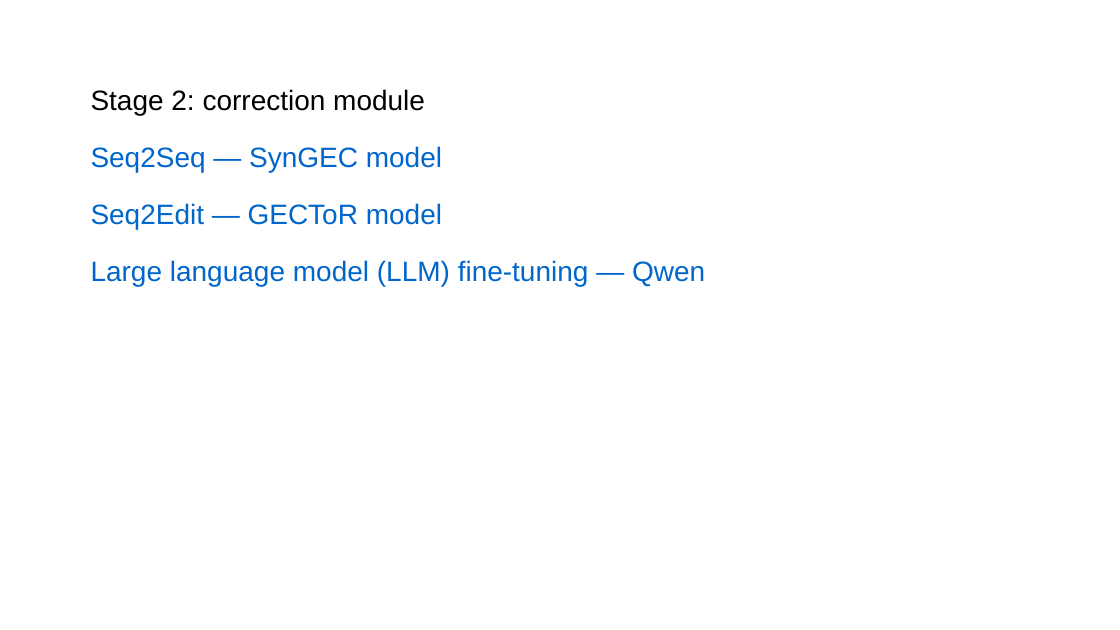
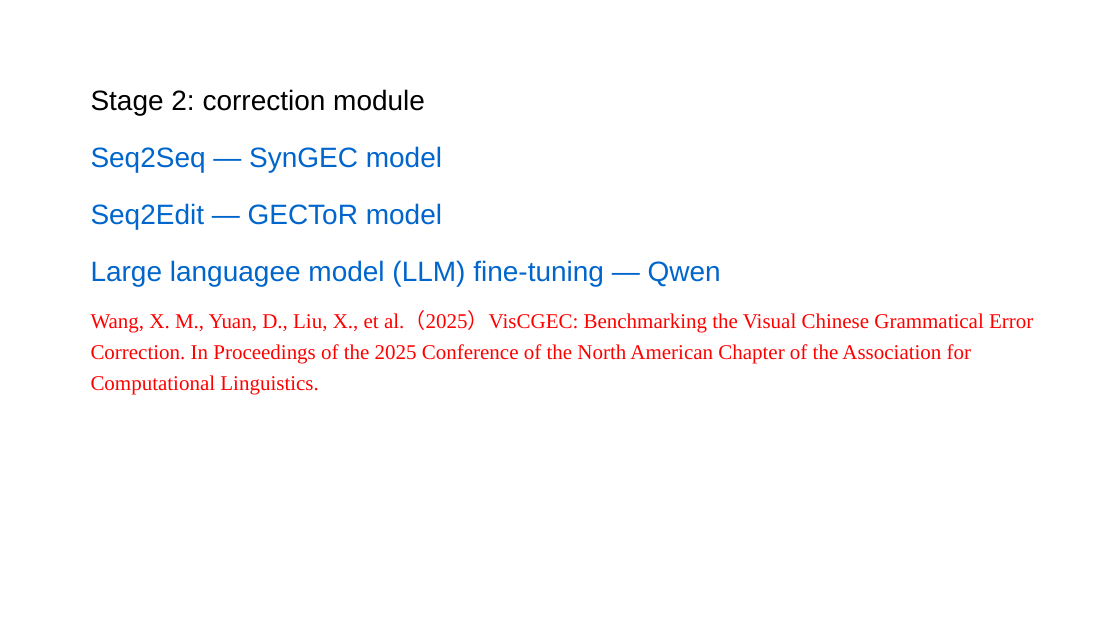
Before and after one commit to xiaoAugenstern/Multi-LLL-2026, a slide deck: slide 16 of assets/presentations/multilll-07-dan-yuan-essay-correction.pptx. Drawn at 1120x630 pixels with LibreOffice and Linux fonts; fonts in the diff are those of the drawing; background and template pictures are left out. Boxes give left, top, right and bottom in pixels: in the first picture for what was removed or moved away, otherwise in the second. Text is boxed around its words. In the diff, an @@ line names an element or a change of style, - is before the commit and + after.

Commit message:
Add Ground Before Correcting slides and update Dan Yuan presentation

```diff
--- a/assets/presentations/multilll-07-dan-yuan-essay-correction.pptx
+++ b/assets/presentations/multilll-07-dan-yuan-essay-correction.pptx
@@ text at <box>91,260,1033,395</box>: text changed; size 24 to 18 pt; font Arial to Times New Roman; text colour #0066CC to #FF0000 @@
-Large language model (LLM) fine-tuning — Qwen
+Large languagee model (LLM) fine-tuning — Qwen
+Wang, X. M., Yuan, D., Liu, X., et al.（2025）VisCGEC: Benchmarking the Visual Chinese Grammatical Error Correction. In Proceedings of the 2025 Conference of the North American Chapter of the Association for Computational Linguistics.
```
Also in this commit, not shown: 6 other slides changed, 1 slide added, 2 slides removed, 2 other files.
